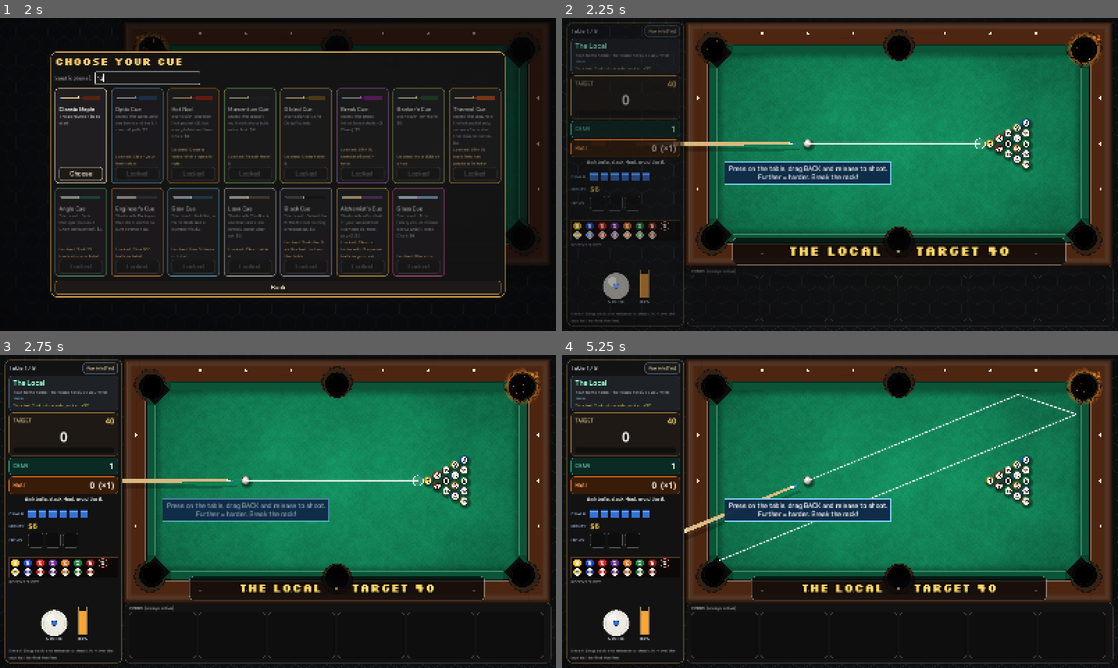
Above: before the commit, frames 1-4 (two rows, left to right).
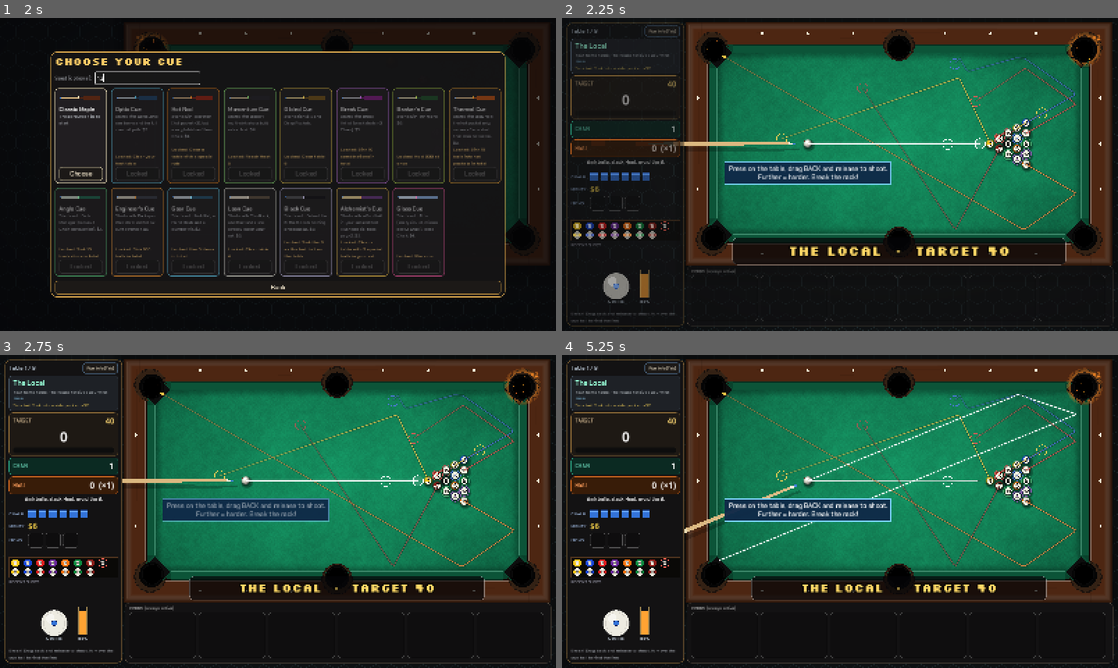
Above: after the commit, the same moments.

Repository: jordanbenjaminmitchell/pocket-science
Game: Godot game, scene res://main.tscn
Two runs of this game, one before a commit and one after it. Both use one fixed random seed, a clock stepped at 60 frames per second and the inputs below.
Inputs (mouse positions are in pixels of both pictures, inside the frame that each line leads up to):
- Up to frame 1 (2 s): click "New Run" at 0.5 s; click (150, 77) at 1.27 s; type "12" at 1.35 s
- Up to frame 2 (2.25 s): click "Choose" at 2 s
- Up to frame 3 (2.75 s): no input
- Up to frame 4 (5.25 s): click "Run info [Tab]" at 2.75 s; tap Enter at 3.5, 5, 5.1 s; drag from (617, 624) to (895, 442) at 3.52 s; tap Space at 4.25 s; drag from (728, 527) to (812, 574) at 4.27 s; move the mouse to (895, 442) at 5.02 s; hold Right (ui_right) from 5.03 s (still down)

Frame 1 is identical in both runs. In frame 2, 1.5% of the frame differs, in the area x 28-93%, y 12-68%; in frame 3, 1.5%; in frame 4, 1.6%.

Commit message:
Prediction lines always reach where every ball ends
The last finished prediction stays on screen while the next is computed, so lines no longer shrink to stubs while aiming; the prediction gets twice the frame time, and All balls is now the default, including for existing settings.

Diff:
--- a/src/main.gd
+++ b/src/main.gd
@@ -636,6 +636,7 @@
 	view.placing = false
 	if not plan_lock:
 		view.forecast_paths = []
+		fc_complete = false
 	plan_lock = false
 	view.plan_hover = Vector2.INF
 	fc_sim = null
@@ -866,6 +867,7 @@
 	_update_plan_hover()
 	if not _forecast_wanted():
 		view.forecast_paths = []
+		fc_complete = false
 		view.forecast_text = ""
 		fc_sim = null
 	elif forecast_dirty:
@@ -960,6 +962,7 @@
 var fc_sim: PoolSim
 var fc_paths := {}
 const FORECAST_DOT_GAP := 7.0
+var fc_complete := false       # a finished prediction is on screen
 var fc_limit := 12.0
 
 
@@ -990,7 +993,7 @@
 		return
 	var t0 := Time.get_ticks_usec()
 	# Paused or planning, nothing else needs the frame, so the prediction gets most of it.
-	var budget := 14000 if state == S.HOLD or plan_lock else 5000
+	var budget := 14000 if state == S.HOLD or plan_lock else 10000
 	while fc_sim.moving() and fc_sim.time < fc_limit and Time.get_ticks_usec() - t0 < budget:
 		fc_sim.step(PoolSim.STEP)
 		for i in fc_sim.count():
@@ -1012,7 +1015,12 @@
 			var c := Color(1, 1, 1) if n == 0 else Catalog.ball_color(n)
 			out.append({"points": fc_paths[i], "color": c if n == 8 else c.lightened(0.25), "halo": Color(1, 1, 1) if n == 8 else Color(0, 0, 0),
 				"end": done and fc_sim.alive[i] == 1, "potted": fc_sim.alive[i] == 0})
-	view.forecast_paths = out
+	# The last finished prediction stays up while the next is worked out, so the
+	# lines never shrink back to stubs while you aim; partial ones show only at first.
+	if done or not fc_complete:
+		view.forecast_paths = out
+	if done:
+		fc_complete = true
 	if done:
 		if run.perks.has("oracle"):
 			_show_shot_forecast()
@@ -1081,6 +1089,7 @@
 	view.show_guide = false
 	view.coach_text = ""
 	view.forecast_paths = []
+	fc_complete = false
 	view.forecast_text = ""
 	fc_sim = null
 	view.preview_text = ""
--- a/src/ui/game_settings.gd
+++ b/src/ui/game_settings.gd
@@ -23,7 +23,8 @@
 var frame_cap := 0          # index into FRAME_CAPS
 var window_size := 1        # index into WINDOW_SIZES
 var screen_layout := 0      # index into SCREEN_LAYOUTS
-var guide_lines := 0        # index into GUIDE_LINES
+var guide_lines := 1        # index into GUIDE_LINES; All balls by default
+var guide_rev := 2          # settings saved before All balls became the default get it once
 var pause_on_hit := false   # pause a shot by itself the moment the cue ball first hits a ball
 
 const SCREEN_LAYOUTS := ["Classic", "Wide"]
@@ -44,7 +45,7 @@
 
 var keys := {}
 
-const KEYS := ["master", "music", "sfx", "fullscreen", "vsync", "shake", "reduced_motion", "aim_speed", "pull", "invert_drag", "click_shoot", "colorblind", "number_tags", "large_text", "touch_mode", "frame_cap", "window_size", "screen_layout", "guide_lines", "pause_on_hit"]
+const KEYS := ["master", "music", "sfx", "fullscreen", "vsync", "shake", "reduced_motion", "aim_speed", "pull", "invert_drag", "click_shoot", "colorblind", "number_tags", "large_text", "touch_mode", "frame_cap", "window_size", "screen_layout", "guide_lines", "pause_on_hit", "guide_rev"]
 
 
 func load_file() -> void:
@@ -58,6 +59,9 @@
 	for k in KEYS:
 		if c.has_section_key("settings", k):
 			set(k, c.get_value("settings", k))
+	if not c.has_section_key("settings", "guide_rev"):
+		guide_lines = 1
+		guide_rev = 2
 	_clamp()
 	reset_keys()
 	for a in ACTIONS:
@@ -149,7 +153,7 @@
 	large_text = false
 	touch_mode = false
 	screen_layout = 0
-	guide_lines = 0
+	guide_lines = 1
 	pause_on_hit = false
 	_device_defaults()
 	frame_cap = 0
--- a/tests/test_guideline.gd
+++ b/tests/test_guideline.gd
@@ -65,6 +65,9 @@
 	await _load_table("local")
 	await _aim_at(6)
 	check(g.view.guide.obj_number == 6, "the line knows which ball it is following")
+	g.settings.guide_lines = 0
+	g.guide_dirty = true
+	await _frames(3)
 	check(g.view.forecast_paths.is_empty(), "Standard shows no extra lines")
 
 	g.run.perks.clear()
@@ -119,6 +122,6 @@
 		check(g.run.bounty != "hot" and g.run.bounty != "hot2", "no hot-pocket side bet without a hot pocket") if g.run.bounty == "hot" or g.run.bounty == "hot2" else null
 
 	var fresh := GameSettings.new()
-	check(fresh.guide_lines == 0, "Standard is the default")
+	check(fresh.guide_lines == 1, "All balls is the default")
 	print("guideline tests: %d failures" % failures)
 	quit(1 if failures > 0 else 0)
